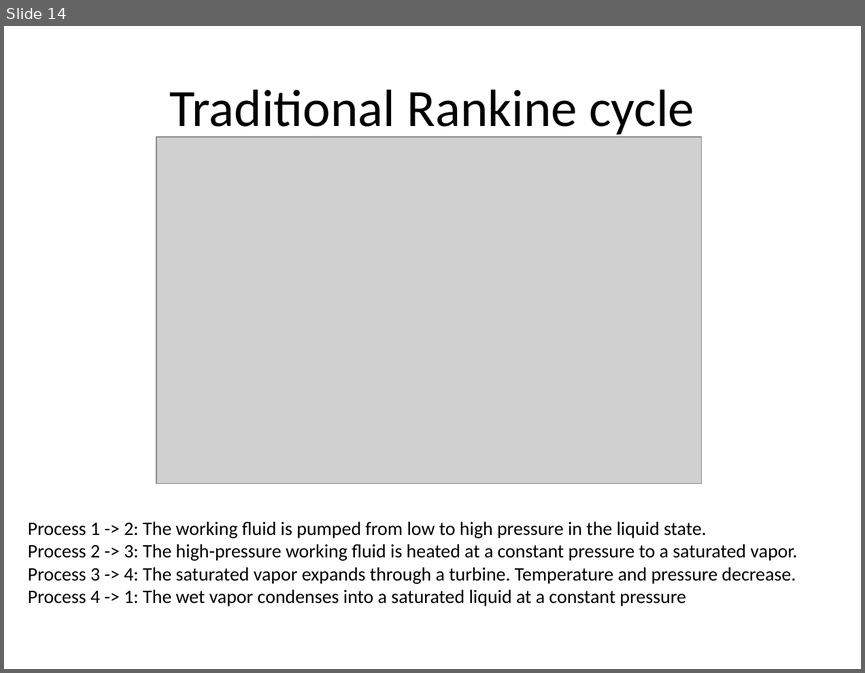
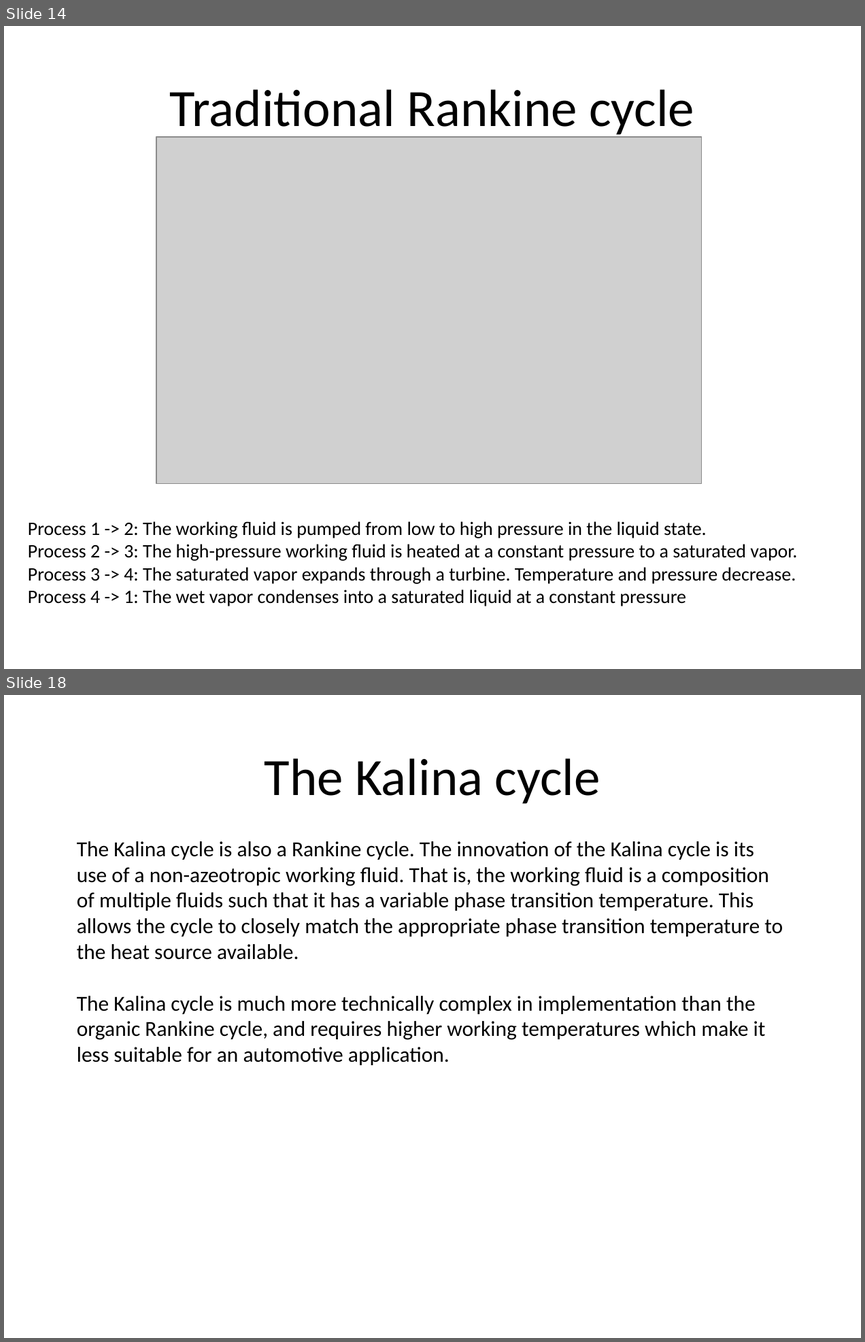
Before and after one commit to gmclapp/Masters_Thesis, a slide deck: Proposal/Proposal presentation.pptx. Shown one above the other, each under a label of ours: slide 14 before the commit, slides 14 and 18 after it; the slides between them are not shown. The pictures are 865x673 and 865x1342 pixels, drawn with LibreOffice and Linux fonts; fonts in the diff are those of the drawing; grey boxes stand for pictures; background and template pictures are left out. Boxes give left, top, right and bottom in pixels: in the first picture for what was removed or moved away, otherwise in the second. Text is boxed around its words. In the diff, an @@ line names an element or a change of style, - is before the commit and + after.

```diff
--- a/Proposal/Proposal presentation.pptx
+++ b/Proposal/Proposal presentation.pptx
@@ slide 18 added at (4, 695, 861, 1338), background picture (left out) @@
@@ title added at (264, 758, 600, 804), 44 pt, text #000000 @@
+The Kalina cycle
@@ text added at (77, 841, 783, 1065), 18 pt, text #000000 @@
+The Kalina cycle is also a Rankine cycle. The innovation of the Kalina cycle is its use of a non-azeotropic working fluid. That is, the working fluid is a composition of multiple fluids such that it has a variable phase transition temperature. This allows the cycle to closely match the appropriate phase transition temperature to the heat source available.
+The Kalina cycle is much more technically complex in implementation than the organic Rankine cycle, and requires higher working temperatures which make it less suitable for an automotive application.
```
Also in this commit, not shown: 17 slides changed, 11 other slides added, 1 slide removed, 1 other file.
